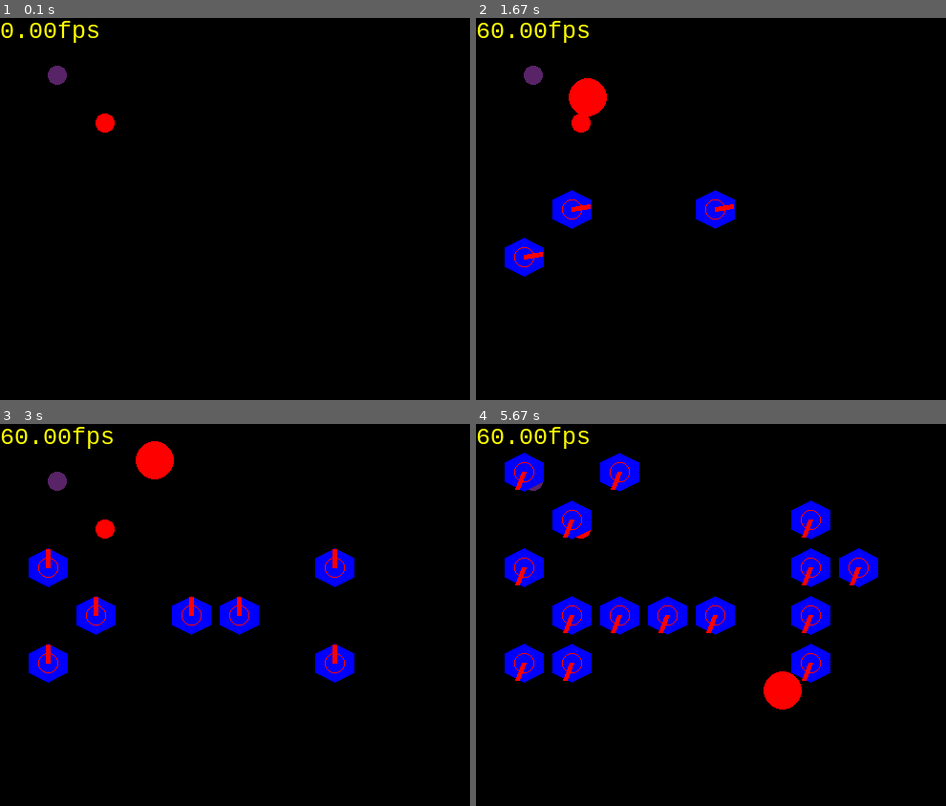
Above: before the commit, frames 1-4 (two rows, left to right).
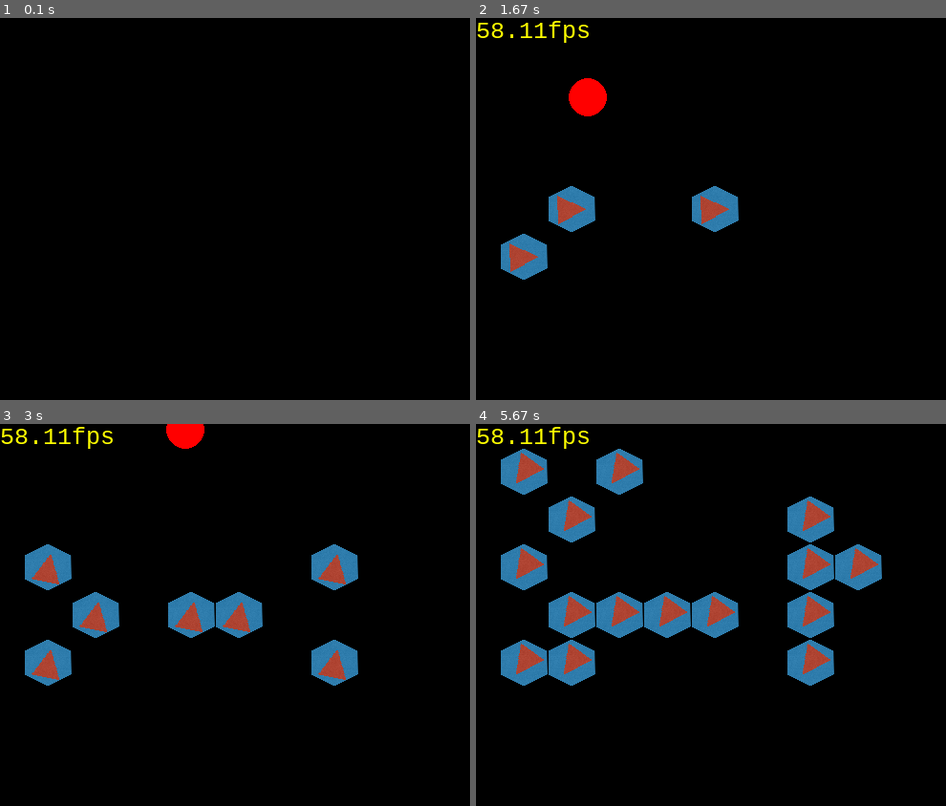
Above: after the commit, the same moments.

Repository: brainelectronics/towerDefensePygame
Game: pygame game, started from main.py
The game is run twice, just before and just after one commit, with the same random seed, the same clock (stepped at 60 frames per second) and the same inputs. The source is Python 2; it was converted automatically to run under Python 3.
Inputs (mouse positions are in pixels of both pictures, inside the frame that each line leads up to):
- Up to frame 1 (0.1 s): no input
- Up to frame 2 (1.67 s): click (715, 209) at 0.38 s; click (598, 212) at 0.72 s; click (565, 300) at 1.05 s; right-click (602, 132) at 1.38 s
- Up to frame 3 (3 s): click (65, 603) at 1.72 s; click (239, 660) at 2.05 s; click (361, 676) at 2.38 s; click (361, 580) at 2.72 s
- Up to frame 4 (5.67 s): click (861, 607) at 3.05 s; click (814, 546) at 3.38 s; click (570, 485) at 3.72 s; click (602, 683) at 4.05 s; click (607, 546) at 4.38 s; click (842, 657) at 4.72 s; click (640, 492) at 5.05 s; click (621, 645) at 5.38 s

The runs differ from the first frame. In frame 1, 0.7% of the frame differs, in the area x 0-25%, y 0-30%; in frame 2, 3.3%; in frame 3, 8.0%; in frame 4, 15%, in the area x 0-87%, y 1-75%.

Commit message:
returned to picture based towers, outsourced to extra class

Diff:
--- a/GUI.py
+++ b/GUI.py
@@ -30,11 +30,22 @@
 from pygame import gfxdraw
 import math
 
+myScreen = pygame.display.set_mode((500, 400))
+
+towerBase = pygame.image.load('towerBase.png')
+towerBase = pygame.transform.scale(towerBase, (50, 50))
+towerBase = towerBase.convert_alpha()
+towerBaseRect = towerBase.get_rect()
+
+towerTower = pygame.image.load('towerTower.png')
+towerTower = pygame.transform.scale(towerTower, (30, 30))
+towerTower = towerTower.convert_alpha()
+towerTowerRect = towerTower.get_rect()
+
 class Window(object):
 	"""docstring will be added later"""
 	def __init__(self, length, height):
 	    self.dict_objects = {}
-	    self.myScreen = pygame.display.set_mode((length, height))
 	    pygame.display.set_caption("Tower Defense")
 	    self.black = (  0,   0,   0)
 	    self.white = (255, 255, 255)
@@ -42,8 +53,16 @@
 	    self.green = (  0, 255,   0)
 	    self.blue  = (  0,   0, 255)
 	    self.myfont = pygame.font.SysFont("monospace", 25)
-	    self.towerPoints = []
 	    self.rotation = 0
+	    self.towerBase = pygame.image.load('towerBase.png')
+	    self.towerBase = pygame.transform.scale(self.towerBase, (50, 50))
+	    self.towerBase = self.towerBase.convert_alpha()
+	    self.towerBaseRect = self.towerBase.get_rect()
+
+	    self.towerTower = pygame.image.load('towerTower.png')
+	    self.towerTower = pygame.transform.scale(self.towerTower, (30, 30))
+	    self.towerTower = self.towerTower.convert_alpha()
+	    self.towerTowerRect = self.towerTower.get_rect()
 
 	def setLogic(self, logic):
 		print("Logic set")
@@ -51,9 +70,11 @@
 		self.dict_objects = self.logic.getDictObjects()
 
 	def render(self, fps):
+		"""render all mobs, towers and other elements on the screen"""
 		"""add a function to draw only the moved elements since last frame"""
-		self.myScreen.fill((0, 0, 0)) # clear screen with black
+		myScreen.fill((0, 0, 0))
 
+		"""
 		imgBlue=pygame.image.load('blue-dot.png')
 		imgBlue = pygame.transform.scale(imgBlue, (20, 20))
 		self.myScreen.blit(imgBlue, (50,50))
@@ -61,6 +82,7 @@
 		imgRed=pygame.image.load('red-dot.png')
 		imgRed = pygame.transform.scale(imgRed, (20, 20))
 		self.myScreen.blit(imgRed, (100,100))
+		"""
 
 		if self.rotation <= 360:
 			self.rotation += 1
@@ -69,17 +91,45 @@
 
 		for  mob in self.dict_objects['mobs']:
 			#print("Mob x=%d y=%d" %(mob[0], mob[1]))
-			pygame.draw.circle(self.myScreen, self.red, (mob[0], mob[1]), 20, 0)
+			pygame.draw.circle(myScreen, self.red, (mob[0], mob[1]), 20, 0)
 
 		for tower in self.dict_objects['towers']:
 			#print("Tower x=%d y=%d" %(tower[0], tower[1]))
 			#pygame.draw.circle(self.myScreen, self.blue, (tower[0], tower[1]), 20, 0)
-			self.drawTower(tower[0], tower[1], 20, self.rotation, 0)
+			#myScreen.blit(self.towerBase, (tower[0]-25, tower[1]-25))
+			"""
+			self.myScreen.blit(
+				(pygame.transform.rotate(self.towerTower, self.rotation).get_rect(center=self.towerTower.center)),
+				(210, 210))
+			"""
+			TheTower(tower[0], tower[1], self.rotation, 0)
 
 		label = self.myfont.render(("%0.2ffps" %(fps)), 1, (255,255,0))
-		self.myScreen.blit(label, (0, 0))
+		myScreen.blit(label, (0, 0))
+		#print("")
 
-	def drawTower(self, posX, posY, rad, deg, shoot):
+class TheTower(object):
+	"""docstring for TheTower"""
+	def __init__(self, posX, posY, rotation, fire):
+		self.posX = posX
+		self.posY = posY
+		self.rotation = rotation
+		self.fire = fire
+		#print("The Tower %d %d %d %d"
+		#	%(self.posX, self.posY, self.rotation, self.fire))
+		self.placeBase()
+		self.drawHead()
+
+	def placeBase(self):
+		myScreen.blit(towerBase, (self.posX-25, self.posY-25))
+
+	def drawHead(self):
+		rotatedSurf =  pygame.transform.rotate(towerTower, self.rotation)
+		rotatedRect = rotatedSurf.get_rect(center=(self.posX, self.posY))
+		#draw rotatedSurf with the corrected rect so it gets put in the proper spot
+		myScreen.blit(rotatedSurf, rotatedRect)
+
+	def draw(self, posX, posY, rad, deg, shoot):
 		#tower base
 		pygame.gfxdraw.filled_polygon(self.myScreen,
 			((posX, posY+rad), (posX+rad, posY+rad/2), (posX+rad, posY-rad/2),
--- a/main.py
+++ b/main.py
@@ -49,7 +49,7 @@
 		self.gui = GUI.Window(500, 400) # maybe editable via setup file
 		self.gui.setLogic((self.logic))
 		#self.playtime = 0.0
-		self.targetFPS = 60
+		self.targetFPS = 10
 
 	def main(self):
 	    pygame.mouse.set_visible(1)
Binary file added: towerBase.png
Binary file added: towerTower.png
Not shown, changed: GUI.pyc
